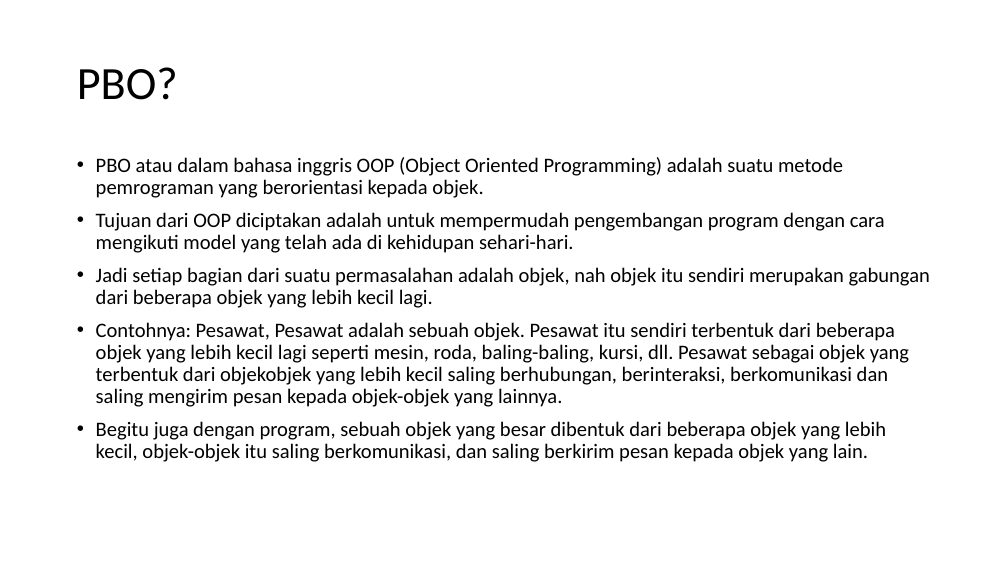
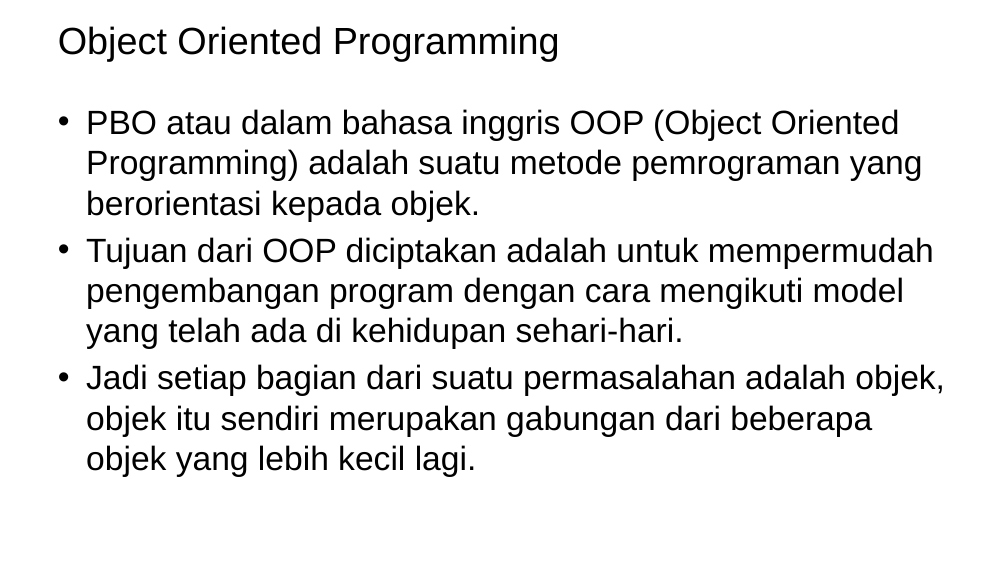
Before and after one commit to ruang-belajar/oop, a slide deck: slide 10 of pptx/pbo-pertemuan-1.pptx (slide 4 before the commit). Drawn at 1008x567 pixels with LibreOffice and Linux fonts; fonts in the diff are those of the drawing; background and template pictures are left out. Boxes give left, top, right and bottom in pixels: in the first picture for what was removed or moved away, otherwise in the second. Text is boxed around its words. In the diff, an @@ line names an element or a change of style, - is before the commit and + after.

```diff
--- a/pptx/pbo-pertemuan-1.pptx
+++ b/pptx/pbo-pertemuan-1.pptx
@@ title at bbox=[58, 26, 560, 62]: text changed; size 44 to 36 pt; font Calibri to Arial @@
-PBO?
+Object Oriented Programming
@@ text "PBO atau dalam bahasa inggris ...": place and size @@
-text "PBO atau dalam bahasa inggris ..." at bbox=[96, 157, 930, 462]
+text "PBO atau dalam bahasa inggris ..." at bbox=[86, 109, 945, 477]
@@ text at bbox=[86, 109, 934, 349]: size 19.6 to 32 pt, font Calibri to Arial in "PBO atau dalam bahasa inggris OOP (Object ...", "Tujuan dari OOP diciptakan adalah untuk mempermudah ..."; indent changed; line spacing 0.9 to 1; less space between paragraphs @@
@@ text at bbox=[86, 364, 945, 477]: text changed; size 19.6 to 32 pt; font Calibri to Arial @@
-• Jadi setiap bagian dari suatu permasalahan adalah objek, nah objek itu sendiri merupakan gabungan dari beberapa objek yang lebih kecil lagi.
-• Contohnya: Pesawat, Pesawat adalah sebuah objek. Pesawat itu sendiri terbentuk dari beberapa objek yang lebih kecil lagi seperti mesin, roda, baling-baling, kursi, dll. Pesawat sebagai objek yang terbentuk dari objekobjek yang lebih kecil saling berhubungan, berinteraksi, berkomunikasi dan saling mengirim pesan kepada objek-objek yang lainnya.
-• Begitu juga dengan program, sebuah objek yang besar dibentuk dari beberapa objek yang lebih kecil, objek-objek itu saling berkomunikasi, dan saling berkirim pesan kepada objek yang lain.
+• Jadi setiap bagian dari suatu permasalahan adalah objek, objek itu sendiri merupakan gabungan dari beberapa objek yang lebih kecil lagi.
```
Also in this commit, not shown: 13 other slides changed, 12 slides added, 14 slides removed, 1 other file.
